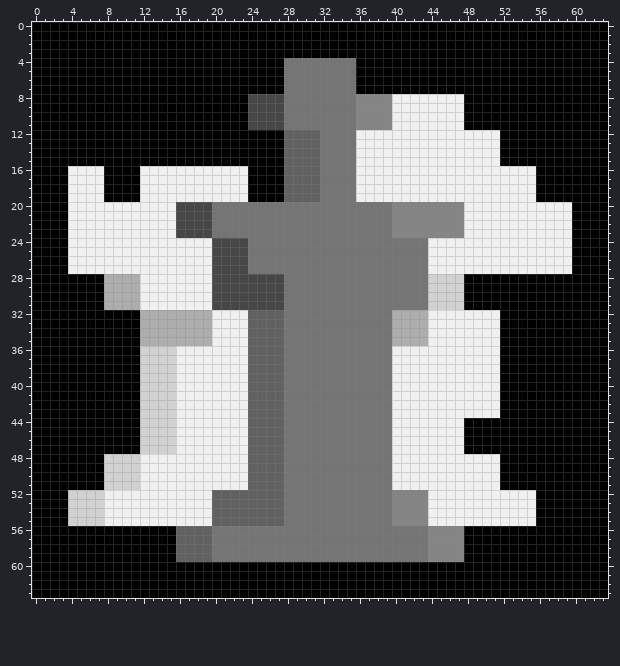
One commit to this pixel-art sprite: resources/chess_icon.png. Above is the file before it was changed.
The file is 64x64 pixels.
Once edited:
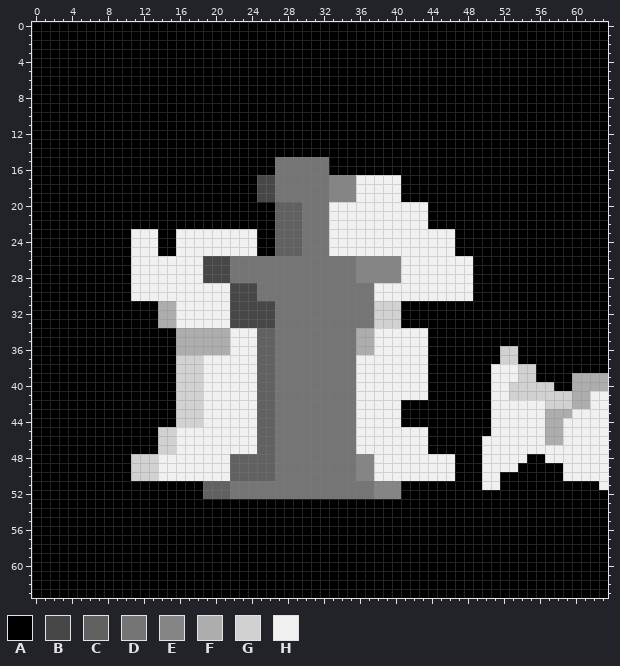
Palette (. is transparent): A #000000  B #474747  C #616161  D #757575  E #858585  F #adadad  G #d1d1d1  H #f0f0f0
Difference:
Changed rows in their new state; - is an unchanged pixel.
first column x 4:
 4 ------------------------AAAAAAAA----------------------------
 5 ------------------------AAAAAAAA----------------------------
 6 ------------------------AAAAAAAA----------------------------
 7 ------------------------AAAAAAAA----------------------------
 8 --------------------AAAAAAAAAAAAAAAAAAAAAAAA----------------
 9 --------------------AAAAAAAAAAAAAAAAAAAAAAAA----------------
10 --------------------AAAAAAAAAAAAAAAAAAAAAAAA----------------
11 --------------------AAAAAAAAAAAAAAAAAAAAAAAA----------------
12 ------------------------AAAAAAAAAAAAAAAAAAAAAAAA------------
13 ------------------------AAAAAAAAAAAAAAAAAAAAAAAA------------
14 ------------------------AAAAAAAAAAAAAAAAAAAAAAAA------------
15 -----------------------DDDDD-AAAAAAAAAAAAAAAAAAA------------
16 AAAA----AAAAAAAAAAAA---DDDDD-AAAAAAAAAAAAAAAAAAAAAAA--------
17 AAAA----AAAAAAAAAAAA-BBDDDDD-EEE-----AAAAAAAAAAAAAAA--------
18 AAAA----AAAAAAAAAAAA-BBDDDDD-EEE-----AAAAAAAAAAAAAAA--------
19 AAAA----AAAAAAAAAAAA-BBDDDDD-EEE-----AAAAAAAAAAAAAAA--------
20 AAAAAAAAAAAAAAAAAAAAAAACCC---HHHHHHHHHHHAAAAAAAAAAAAAAAA----
21 AAAAAAAAAAAAAAAAAAAAAAACCC---HHHHHHHHHHHAAAAAAAAAAAAAAAA----
22 AAAAAAAAAAAAAAAAAAAAAAACCC---HHHHHHHHHHHAAAAAAAAAAAAAAAA----
23 AAAAAAA---AAHHHHHHHHHAACCC---HHHHHHHHHHHHHHAAAAAAAAAAAAA----
24 AAAAAAA---AA----HHHHHAACCC---HHHHHHHHHHH---AAAAAAAAAAAAA----
25 AAAAAAA---AA----HHHHHAACCC---HHHHHHHHHHH---AAAAAAAAAAAAA----
26 AAAAAAA--------B--DD------------EEEEEHHH-----AAAAAAAAAAA----
27 AAAAAAA--------B--DD------------EEEEEHHH-----AAAAAAAAAAA----
28 ----AAAH-------B--DDDDDD--------EEEEEHHHHHHHH---------------
29 ----AAAH--------HH---DDD----------HHHHHHHHHHH---------------
30 ----AAAH--------HH---DDD----------HHHHHHHHHHH---------------
31 ----AAAAAAFF----HH-----D----------GGGAAAAAAA----------------
32 --------AA--HHHH--BBBBBD----------GGGAAAAAAAAAAA------------
33 --------AA--HHHH--BBBBBD----------GGGAAAAAAAAAAA------------
34 --------AAAA----FF--H--D--------FFHHHHHHAAAAAAAA------------
35 --------AAAA----FF--H--D--------FFHHHHHHAAAAAAAA------------
36 --------AAAAFFFFFF--H--D--------FFHH----AAAAAAAAGG----------
37 --------AAAAGGG-----H--D--------HHHH----AAAAAAAAGG----------
38 --------AAAAGGG-----H--D--------HHHH----AAAAAAA-HHGG--------
39 --------AAAAGGG-----H--D--------HHHH----AAAAAAA-HHGG----FFFF
40 --------AAAAGGG-----H--D--------HHHH----AAAAAAA-HGGGGG--FFFF
41 --------AAAAGGG-----H--D--------HHHH----AAAAAAA-HGGGGGGGFFHH
42 --------AAAAGGG-----H--D--------HHHH-AAAAAAAAAA-HHHHHGGGFFHH
43 --------AAAAGGG-----H--D--------HHHH-AAAAAAAAAA-HHHHHFFFHHHH
44 --------AAAAGGG-----H--D--------HHHH-AAAAAAA---HHHHHHFFHHHHH
45 --------AA----------H--D--------HHHH----AAAA---HHHHHHFFHHHHH
46 --------AA----------H--D--------HHHH----AAAA--HHHHHHHFFHHHHH
47 --------AA----------H--D--------HHHH----AAAA--HHHHHHHHHHHHHH
48 ----AAA-GG--------CC---D--------EEHH-------AAA--HHH--HHHHHHH
49 ----AAA-GG--------CC---D--------EEHH-------AAA--HH-----HHHHH
50 ----AAA-GG--------CC---D--------EEHH-------AAA---------HHHHH
51 ----AAAAAAAAAAACCCDDDDDD----------EEEAAAAAAAAA-------------H
52 AAAAAAAAAAAAAAAC--DDDDDD----------EE-AAAAAAAAAAAAAAA--------
53 AAAAAAAAAAAAAAAAAAAAAAAAAAAAAAAAAAAAAAAAAAAAAAAAAAAA--------
54 AAAAAAAAAAAAAAAAAAAAAAAAAAAAAAAAAAAAAAAAAAAAAAAAAAAA--------
55 AAAAAAAAAAAAAAAAAAAAAAAAAAAAAAAAAAAAAAAAAAAAAAAAAAAA--------
56 ------------AAAAAAAAAAAAAAAAAAAAAAAAAAAAAAAA----------------
57 ------------AAAAAAAAAAAAAAAAAAAAAAAAAAAAAAAA----------------
58 ------------AAAAAAAAAAAAAAAAAAAAAAAAAAAAAAAA----------------
59 ------------AAAAAAAAAAAAAAAAAAAAAAAAAAAAAAAA----------------
Boxes around the changes in both pictures, in picture pixels (x1, y1, x2, y2):
changed: (68, 58, 608, 562)
